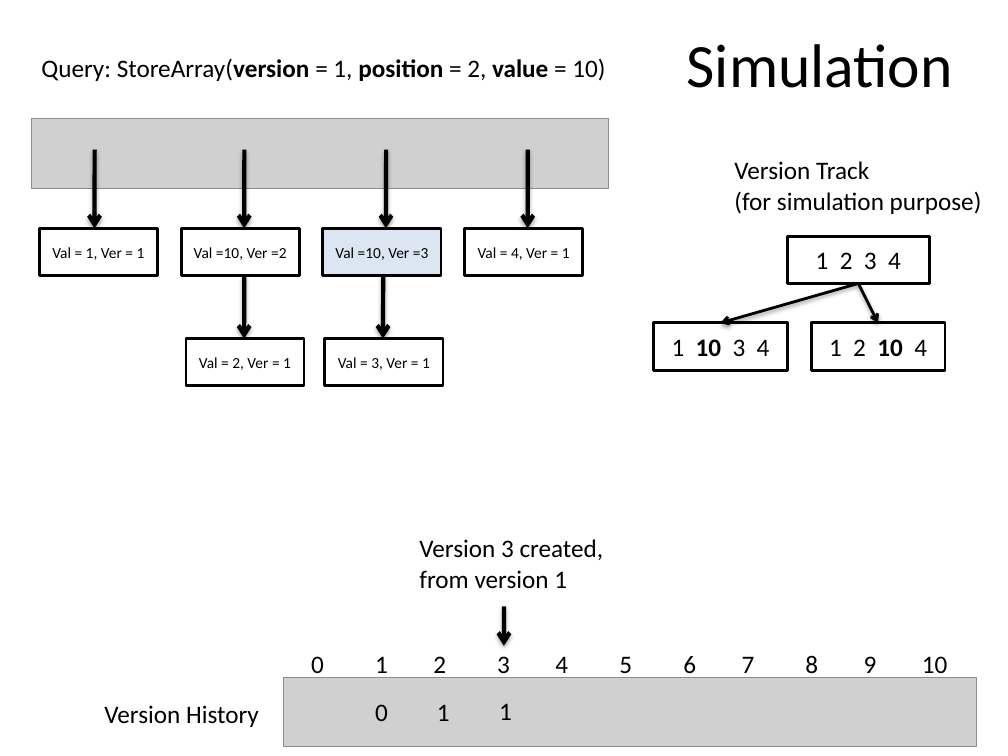
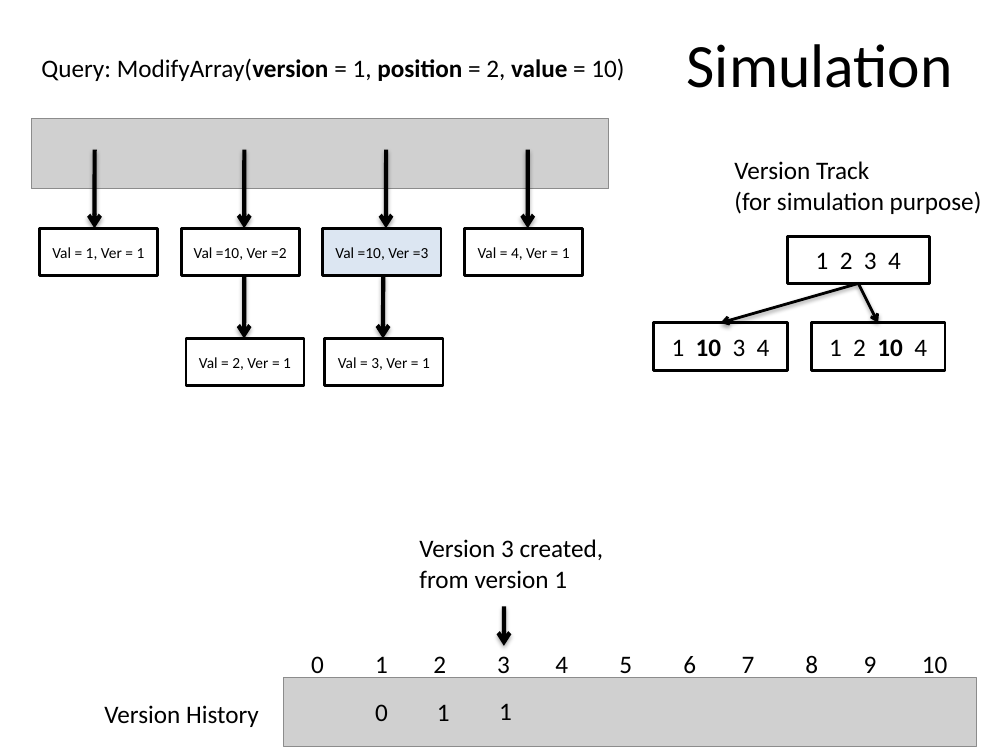
Before and after one commit to SirArthur7/PersistantDataStructure, a slide deck: slide 16 of Kanko/Persistent Array.pptx (slide 17 before the commit). Drawn at 1008x756 pixels with LibreOffice and Linux fonts; fonts in the diff are those of the drawing; grey boxes stand for pictures. Boxes give left, top, right and bottom in pixels: in the first picture for what was removed or moved away, otherwise in the second. Text is boxed around its words. In the diff, an @@ line names an element or a change of style, - is before the commit and + after.

```diff
--- a/Kanko/Persistent Array.pptx
+++ b/Kanko/Persistent Array.pptx
@@ text at bbox=[41, 58, 624, 81]: text changed @@
-Query: StoreArray(version = 1, position = 2, value = 10)
+Query: ModifyArray(version = 1, position = 2, value = 10)
```
Also in this commit, not shown: 11 other slides changed, 12 slides added, 2 slides removed, 16 other files.
